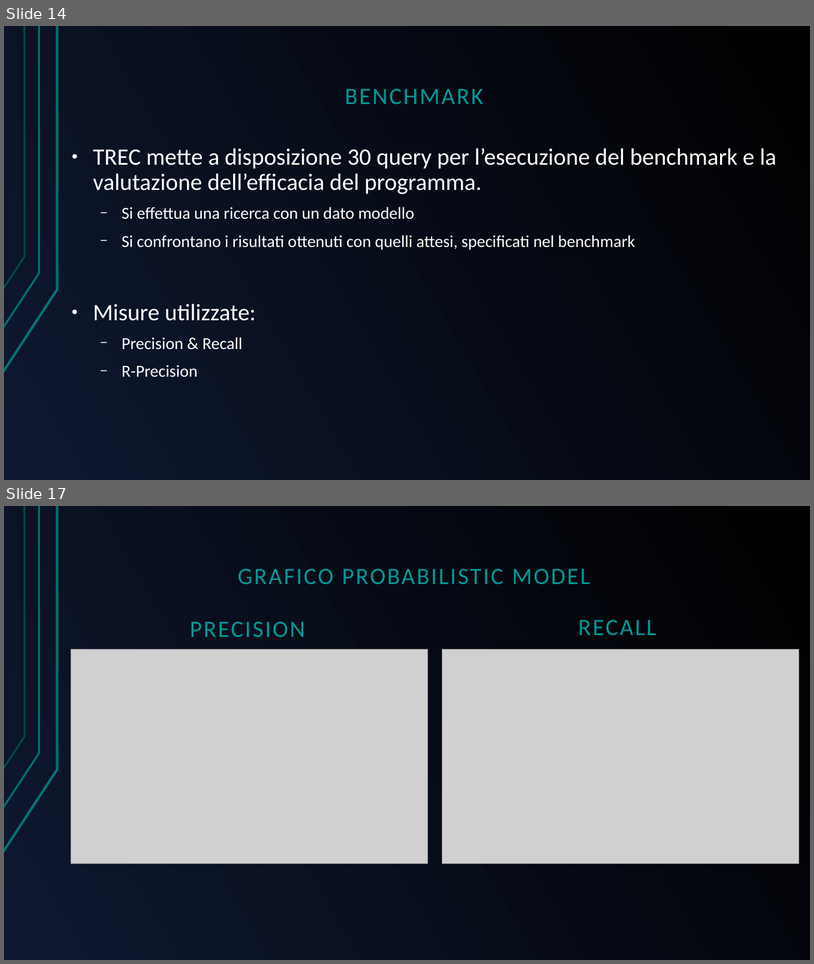
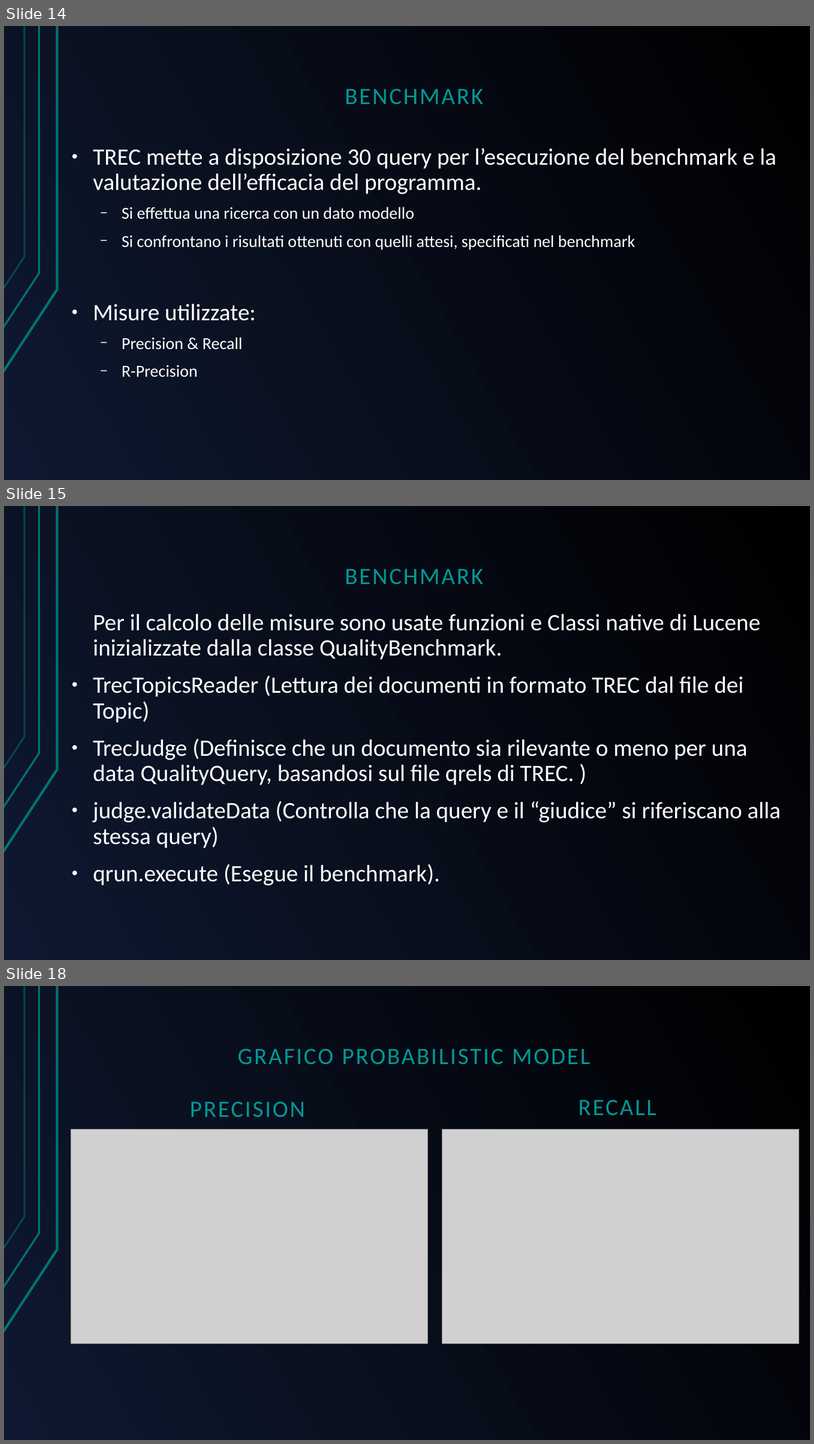
Before and after one commit to GreRagu/ProgettoGavi, a slide deck: Hegregio.odp. Shown one above the other, each under a label of ours: slides 14 and 17 before the commit, slides 14, 15 and 18 after it; the slides between them are not shown. The pictures are 814x964 and 814x1444 pixels, drawn with LibreOffice and Linux fonts; fonts in the diff are those of the drawing; grey boxes stand for pictures. Boxes give left, top, right and bottom in pixels: in the first picture for what was removed or moved away, otherwise in the second. Text is boxed around its words. In the diff, an @@ line names an element or a change of style, - is before the commit and + after.

```diff
--- a/Hegregio.odp
+++ b/Hegregio.odp
@@ slide 15 added at bbox=[4, 506, 810, 960], background gradient #000000 to #0E1830; not listed: 3 template elements that a slide beside it also shows @@
@@ text added at bbox=[345, 568, 483, 584], 28 pt, text #009999 @@
+BENCHMARK
@@ text added at bbox=[93, 613, 781, 885], 28 pt, text #FFFFFF @@
+Per il calcolo delle misure sono usate funzioni e Classi native di Lucene inizializzate dalla classe QualityBenchmark.
+● TrecTopicsReader (Lettura dei documenti in formato TREC dal file dei Topic)
+● TrecJudge (Definisce che un documento sia rilevante o meno per una data QualityQuery, basandosi sul file qrels di TREC. )
+● judge.validateData (Controlla che la query e il “giudice” si riferiscano alla stessa query)
+● qrun.execute (Esegue il benchmark).
@@ what was slide 17 is now slide 18 @@
```
Also in this commit, not shown: 4 slides changed, 1 other slide added, 1 slide removed, 1 other file.
